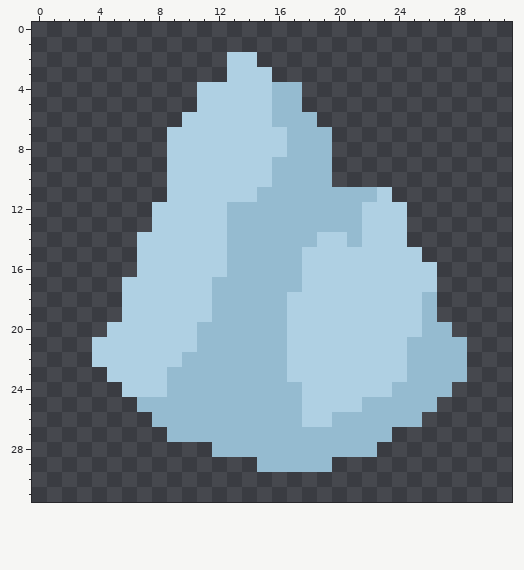
Pixel-art sprite, stored at sprites/items/quarc.png. This is how it looked before the edit.
The file is 32x32 pixels.
New version:
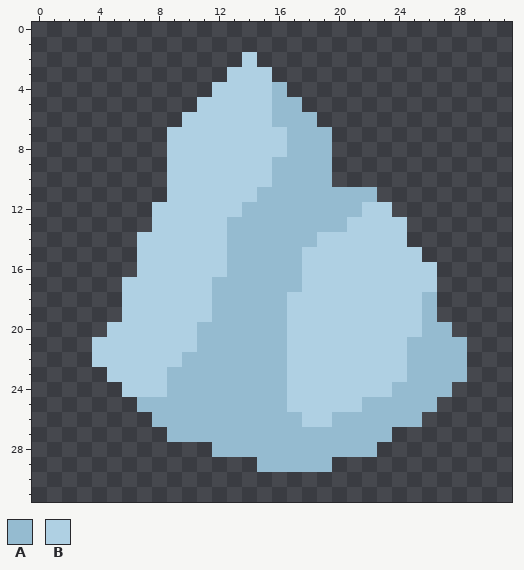
Palette (. is transparent): A #95bbd0  B #afd0e3
Edits made:
y 2: x 13 B -> .
y 4: x 11 B -> .; x 17 A -> .
y 11: x 23 B -> .
y 12: x 13 A -> B; x 24 B -> .
y 13..14: x 21 A -> B
y 24..25: x 17 A -> B
